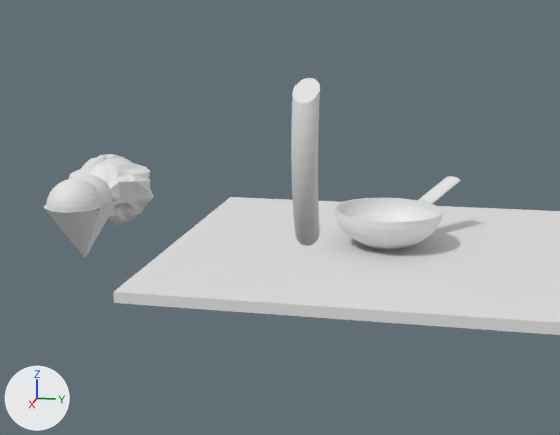
A saved change to the Blender file scenes/wok_it_gurl.blend.
Both versions are drawn from a 50 mm camera at (14.21, 0.79, 4.07) aimed at (3.77, -1.3, 1.46). The axes (+X, +Y, +Z) are drawn at lower left. The lights are the same throughout.

In view in the first picture: 'Handle', 'Heart', 'Leek', 'Rock', 'Table', 'Wok Body'.
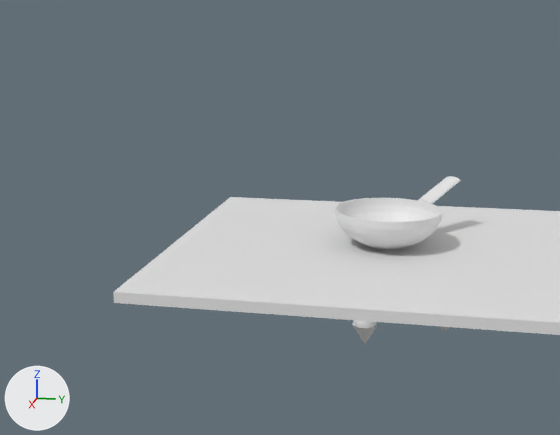
Edits to the bpy script that builds the scene:
```text
Change ob_leek:
    ob_leek.location: (7.4, -0.34, 2.83) -> (-0.36, 1.19, -0.99)
Change ob_rock:
    ob_rock.location: (8.02, -1.94, 2.72) -> (0.26, -0.41, -1.1)
Change ob_heart:
    ob_heart.location: (8.99, -1.8, 2.78) -> (1.23, -0.28, -1.04)
```

Pixel boxes [x1, y1, x2, y2] of what changed, in the pictures (560 x 435 px):
'Leek', moved
    before: [291, 78, 320, 246]
    after: [440, 326, 450, 330]
'Heart', moved
    before: [43, 174, 118, 258]
    after: [352, 320, 377, 344]
'Rock', moved (not visible afterwards)
    before: [69, 154, 154, 225]
